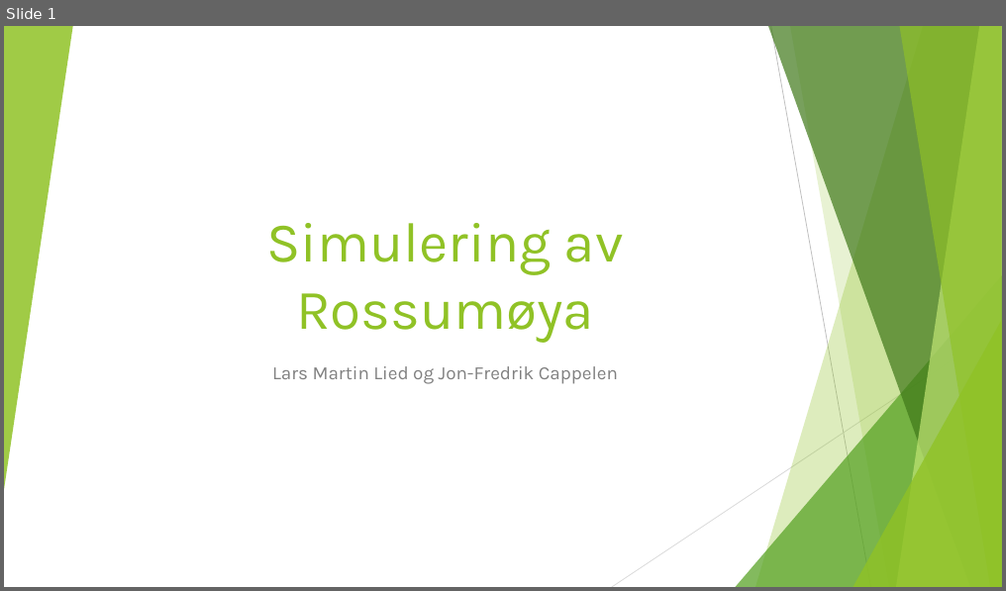
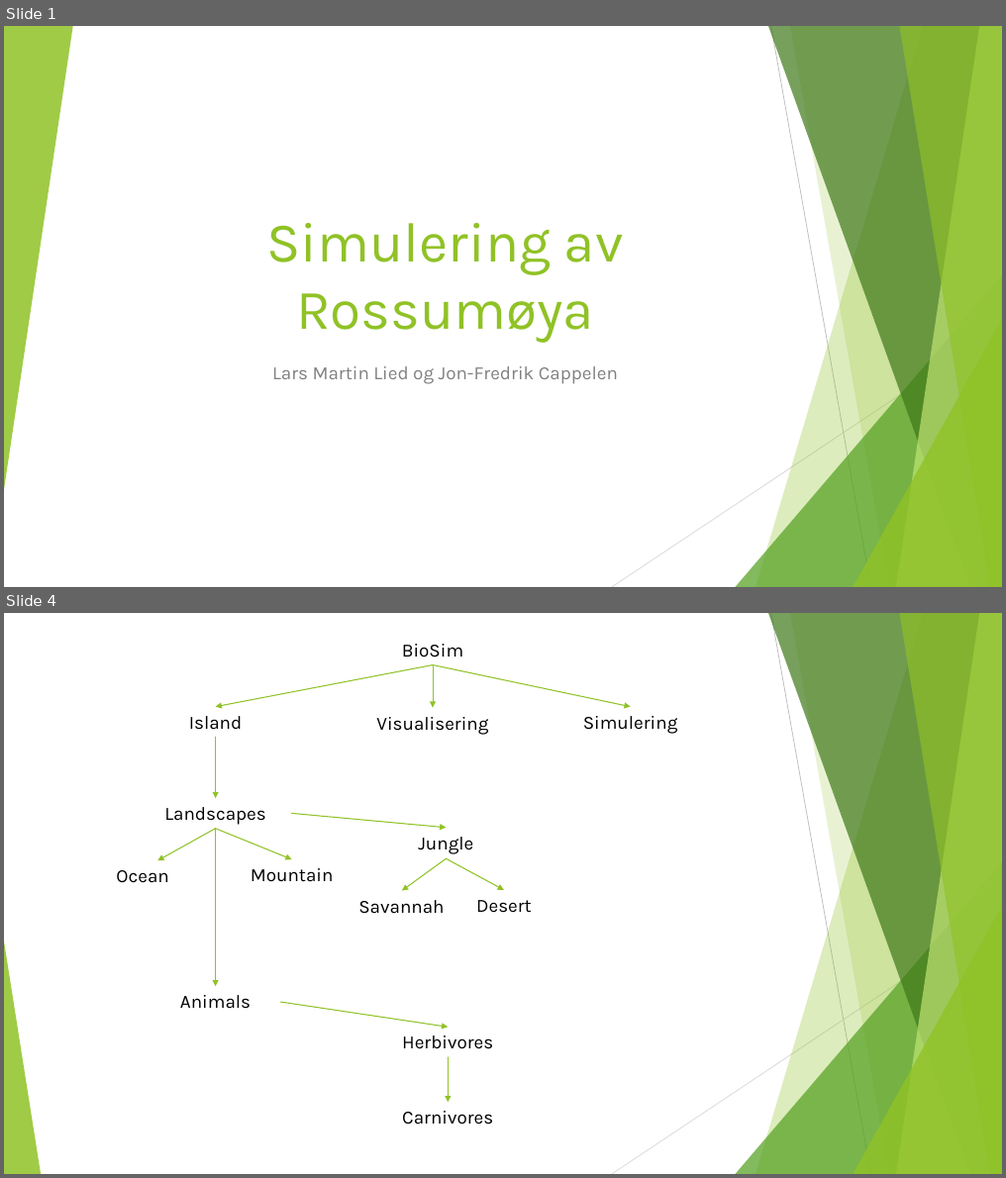
Before and after one commit to larly77/biosim-project, a slide deck: presentation/presbiosim.pptx. Shown one above the other, each under a label of ours: slide 1 before the commit, slides 1 and 4 after it; the slides between them are not shown. The pictures are 1006x591 and 1006x1178 pixels, drawn with LibreOffice and Linux fonts; fonts in the diff are those of the drawing. Boxes give left, top, right and bottom in pixels: in the first picture for what was removed or moved away, otherwise in the second. Text is boxed around its words. In the diff, an @@ line names an element or a change of style, - is before the commit and + after.

```diff
--- a/presentation/presbiosim.pptx
+++ b/presentation/presbiosim.pptx
@@ slide 4 added at box(4, 613, 1002, 1174), background #FFFFFF; not listed: 9 template elements that a slide beside it also shows @@
@@ arrow added from (433, 665) to (216, 707), #90C226 1 pt @@
@@ text added at box(402, 644, 463, 658), 18 pt, text #000000 @@
+BioSim
@@ arrow added from (433, 665) to (631, 707), #90C226 1 pt @@
@@ arrow added from (433, 665) to (433, 707), #90C226 1 pt @@
@@ text added at box(189, 716, 242, 730), 18 pt, text #000000 @@
+Island
@@ text added at box(376, 717, 488, 735), 18 pt, text #000000 @@
+Visualisering
@@ text added at box(583, 716, 678, 734), 18 pt, text #000000 @@
+Simulering
@@ arrow added from (216, 738) to (216, 799), #90C226 1 pt @@
@@ text added at box(164, 807, 266, 825), 18 pt, text #000000 @@
+Landscapes
@@ arrow added from (291, 814) to (447, 828), #90C226 1 pt @@
@@ arrow added from (216, 829) to (157, 861), #90C226 1 pt @@
@@ arrow added from (216, 829) to (291, 860), #90C226 1 pt @@
@@ arrow added from (216, 829) to (216, 986), #90C226 1 pt @@
@@ text added at box(418, 837, 473, 855), 18 pt, text #000000 @@
+Jungle
@@ text added at box(116, 870, 168, 883), 18 pt, text #000000 @@
+Ocean
@@ text added at box(251, 868, 334, 882), 18 pt, text #000000 @@
+Mountain
@@ arrow added from (447, 859) to (402, 891), #90C226 1 pt @@
@@ arrow added from (447, 859) to (504, 890), #90C226 1 pt @@
@@ text added at box(358, 900, 444, 914), 18 pt, text #000000 @@
+Savannah
@@ text added at box(476, 900, 532, 913), 18 pt, text #000000 @@
+Desert
@@ triangle added at box(4, 942, 41, 1174), fill #90C226 at 85% opacity @@
@@ text added at box(180, 995, 251, 1009), 18 pt, text #000000 @@
+Animals
@@ arrow added from (280, 1002) to (448, 1027), #90C226 1 pt @@
@@ text added at box(402, 1036, 493, 1050), 18 pt, text #000000 @@
+Herbivores
@@ arrow added from (448, 1058) to (448, 1103), #90C226 1 pt @@
@@ text added at box(402, 1111, 493, 1125), 18 pt, text #000000 @@
+Carnivores
```
Also in this commit, not shown: 2 other slides added, 2 slides removed.
